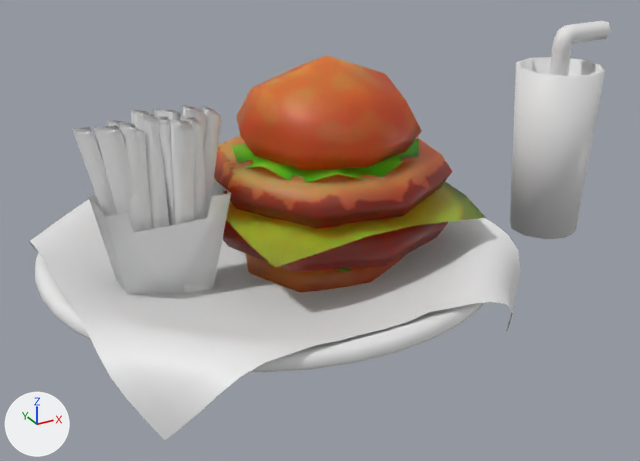
The Blender file 신민정/lowpoly_hamburger.blend, before and after one commit.
Camera for both pictures: a 50 mm lens placed at (-7.06, -14.9, 8.64), pointed at (1.11, -0.06, 1.22). Lighting does not change. The marker at lower left points along +X, +Y and +Z. The first picture is the older version.

Names of what the first picture shows: 'Circle.001', 'FrechFryBox', 'FrenchFry.002', 'Grid', 'bread', 'bread.001', 'cheese', 'cola_cup', 'lettuce', 'petty', 'petty.001', 'straw' and 2 more.
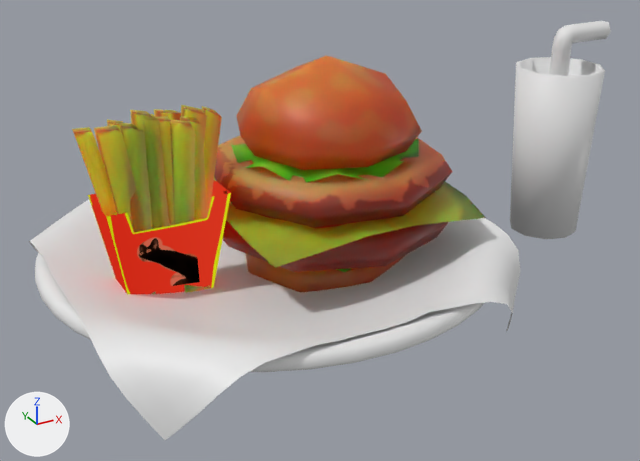
What changed in the scene script:
```text
Add img_frenchfrybox_texture:
    img_frenchfrybox_texture = load_image('FrenchFryBox_Texture', 'FrenchFryBox_Texture.png', 512, 512, 'sRGB')
Add mat_frenchfry:
    mat_frenchfry = bpy.data.materials.new('FrenchFry')
    # nodes: BsdfPrincipled, LayerWeight, Mapping, Mix, OutputMaterial, TexCoord, TexGradient, ValToRGB
    # colours: yellow #f9dc3e, orange #e55d26, light grey #c9c9c9, dark grey #4a4a4a
Add mat_frenchfrybox:
    mat_frenchfrybox = bpy.data.materials.new('FrenchFryBox')
    # colours: black #000000, grey #777777
    # uses the picture img_frenchfrybox_texture
Change me_cube_002:
    where me_cube_002.from_pydata(...)  # 16 vertices, 8 faces; spans x -1.0..1.0, y -1.0..1.0, z -1.0..1.0
    add me_cube_002.materials.append(mat_frenchfrybox)
Change me_cube_006:
    where me_cube_006.from_pydata(...)  # 112 vertices, 84 faces; spans x -6.7..12.6, y -3.1..6.8, z -1.3..1.4
    add me_cube_006.materials.append(mat_frenchfry)
```

What differs and where, as boxes [x1, y1, x2, y2] in the pictures (640 x 461 px):
'FrenchFry.002', recoloured (darker): [72, 105, 222, 294] in both
'FrechFryBox', recoloured (white to red): [88, 180, 231, 294] in both
